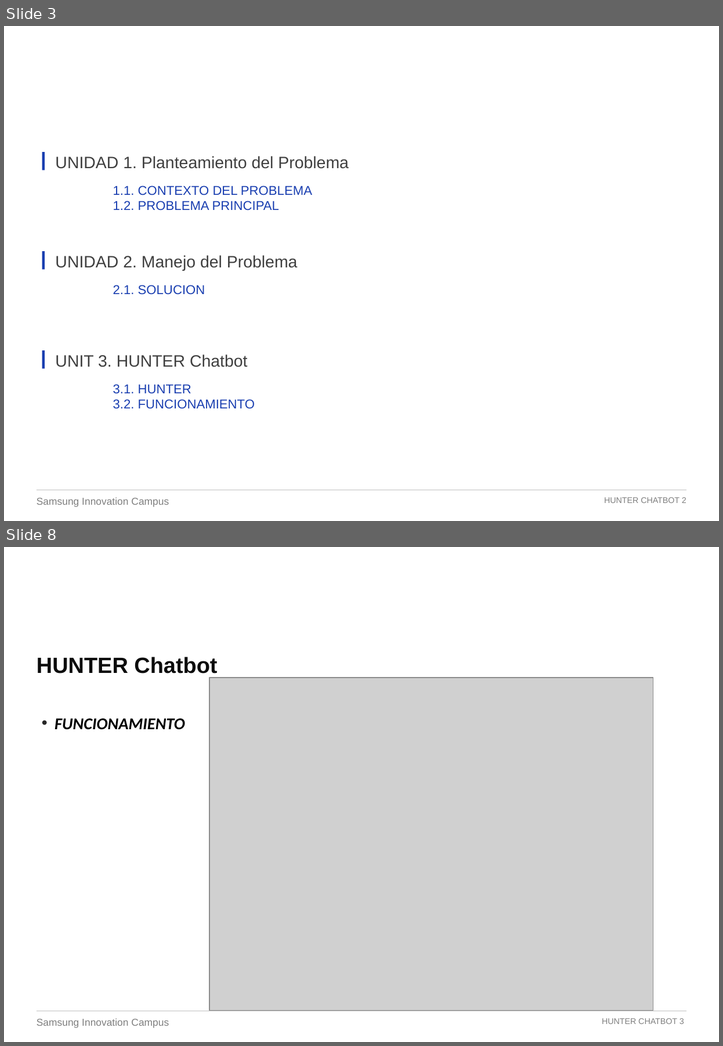
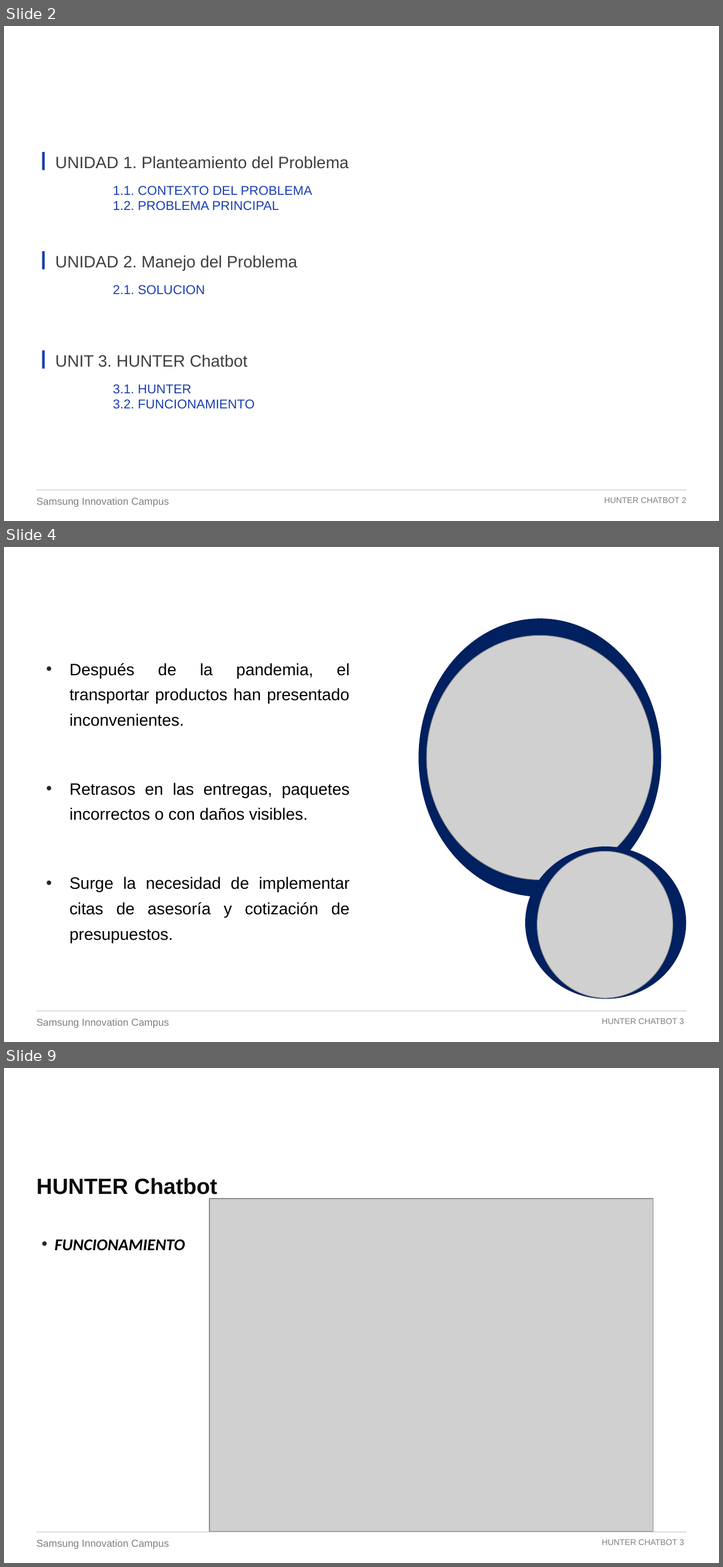
Before and after one commit to Profe-Jose-Burgos/Hunter, a slide deck: PPT HUNTER (1).pptx. Shown one above the other, each under a label of ours: slides 3 and 8 before the commit, slides 2, 4 and 9 after it; the slides between them are not shown. The pictures are 723x1046 and 723x1567 pixels, drawn with LibreOffice and Linux fonts; fonts in the diff are those of the drawing; grey boxes stand for pictures; background and template pictures are left out. Boxes give left, top, right and bottom in pixels: in the first picture for what was removed or moved away, otherwise in the second. Text is boxed around its words. In the diff, an @@ line names an element or a change of style, - is before the commit and + after.

```diff
--- a/PPT HUNTER (1).pptx
+++ b/PPT HUNTER (1).pptx
@@ slide 4 added at <box>4,547,719,1042</box>, background picture (left out); not listed: 3 template elements that a slide beside it also shows @@
@@ text added at <box>36,570,652,600</box>, 28 pt, text #FFFFFF @@
+  Existe un grave problema
@@ ellipse added at <box>419,619,660,896</box>, fill #002060, outline #002060 2 pt @@
@@ picture added at <box>426,635,652,879</box> @@
@@ text added at <box>70,663,350,943</box>, 18 pt, text #000000 @@
+• Después de la pandemia, el transportar productos han presentado inconvenientes.
+• Retrasos en las entregas, paquetes incorrectos o con daños visibles.
+• Surge la necesidad de implementar citas de asesoría y cotización de presupuestos.
@@ ellipse added at <box>526,847,685,998</box>, fill #002060, outline #002060 2 pt @@
@@ picture added at <box>537,851,672,998</box> @@
@@ what was slide 3 is now slide 2 @@
@@ what was slide 8 is now slide 9 @@
```
Also in this commit, not shown: 2 slides changed, 3 other slides added, 3 slides removed, 3 other files.
